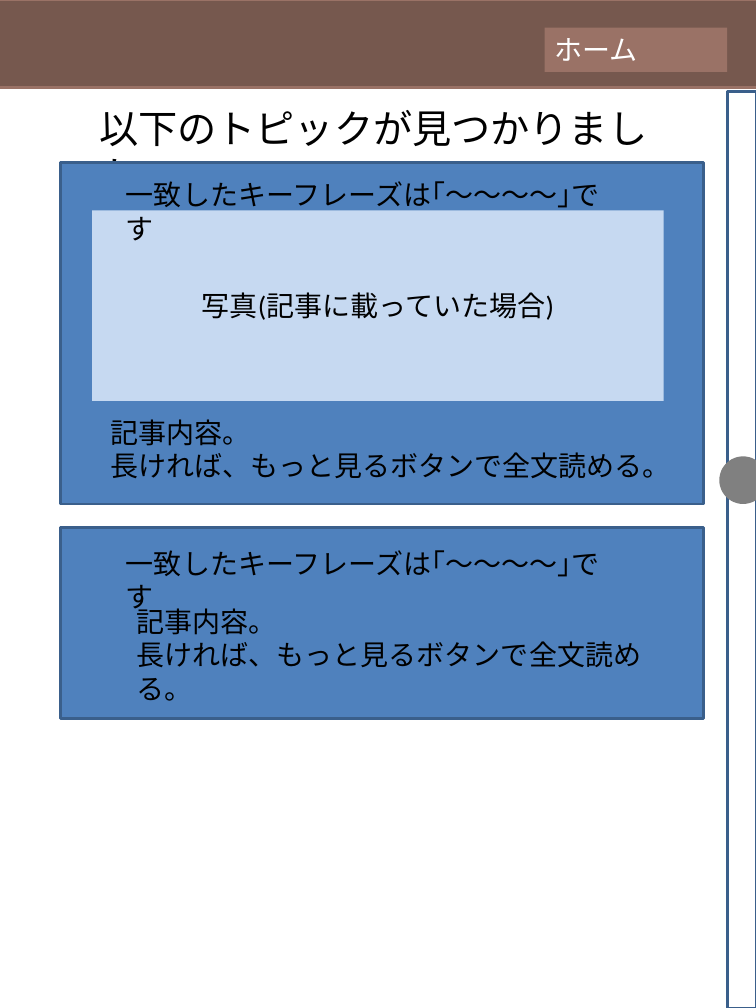
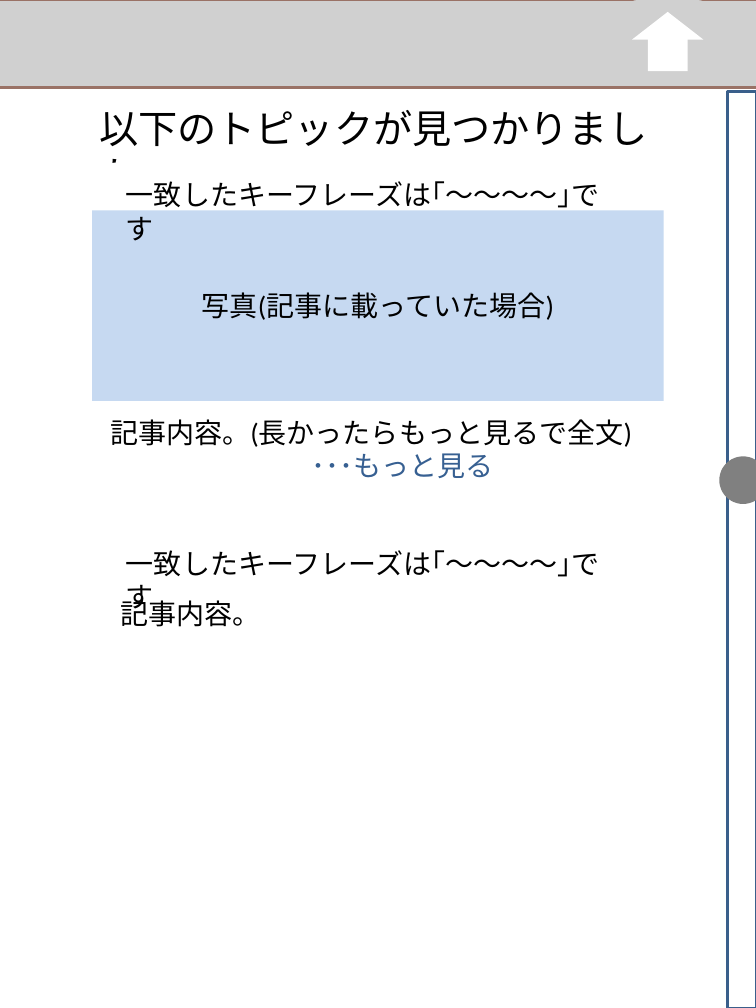
Before and after one commit to kirikiriyamama/topick, a slide deck: slide 6 of client/UI/UI.pptx (slide 7 before the commit). Drawn at 756x1008 pixels with LibreOffice and Linux fonts; fonts in the diff are those of the drawing; grey boxes stand for pictures; background and template pictures are left out. Boxes give left, top, right and bottom in pixels: in the first picture for what was removed or moved away, otherwise in the second. Text is boxed around its words. In the diff, an @@ line names an element or a change of style, - is before the commit and + after.

```diff
--- a/client/UI/UI.pptx
+++ b/client/UI/UI.pptx
@@ rectangle removed at <box>0,0,756,88</box> @@
@@ picture added at <box>0,0,756,88</box> @@
@@ rectangle removed at <box>544,28,727,73</box> @@
-ホーム
@@ picture added at <box>624,0,712,84</box> @@
@@ triangle added at <box>632,12,704,40</box>, fill #FFFFFF @@
@@ rectangle added at <box>648,31,687,71</box>, fill #FFFFFF @@
@@ rounded rectangle at <box>60,162,704,504</box>: rectangle to rounded rectangle; fill #4F81BD to #FFFFFF; outline #3A5F8C 2 pt to none @@
@@ text at <box>110,419,632,478</box>: text changed @@
-記事内容。
-長ければ、もっと見るボタンで全文読める。
+記事内容。(長かったらもっと見るで全文)
+･･･もっと見る
@@ rounded rectangle at <box>60,528,704,719</box>: rectangle to rounded rectangle; fill #4F81BD to #FFFFFF; outline #3A5F8C 2 pt to none @@
@@ text "記事内容。": place and size @@
-text "記事内容。" at <box>136,604,641,667</box>
+text "記事内容。" at <box>121,596,261,627</box>
@@ text at <box>136,641,641,667</box>: paragraph removed @@
-長ければ、もっと見るボタンで全文読める。
```
Also in this commit, not shown: 4 other slides changed, 1 slide removed, 5 other files.
